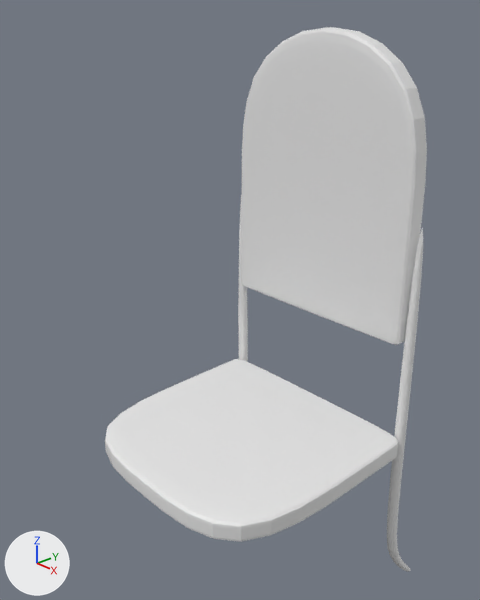
The Blender file rckng_chr.blend as it was, and as the next commit left it.
The view is the same before and after, from a 50 mm lens placed at (3.46, -3.24, 3.24), pointed at (-0.11, 0.07, 1.21). The axes (+X, +Y, +Z) are drawn at lower left. The lights are the same throughout.

Names of what the first picture shows: 'bracos', 'encosto && assento'.
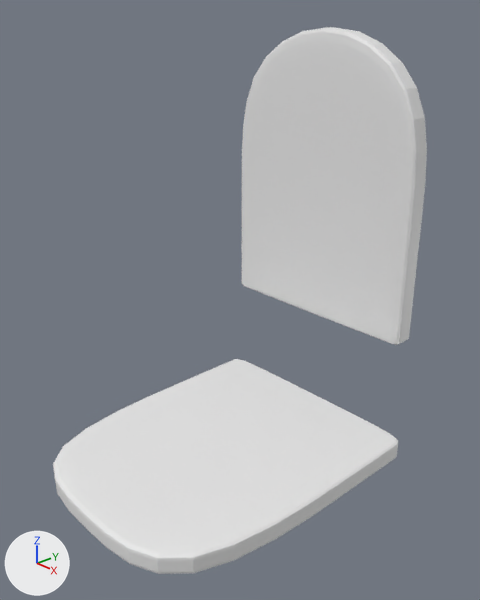
Where the change shows, as pixel boxes (x1, y1, x2, y2) in the pictures (480 x 600 px; the box of a moved part takes in the faces that stretch with it):
'encosto && assento', reshaped (16% wider, 6% taller): before (105, 27, 427, 542); after (53, 27, 427, 574)
'bracos', hidden: before (238, 194, 423, 572)
part 1 of me_cube_001, moved or reshaped: before (105, 381, 348, 542); after (53, 384, 340, 574)

The change, as a list of edits to the scene's bpy script:
```text
Change me_cube_001:
    where me_cube_001.from_pydata(...)  # 60 vertices, 51 faces; spans x -1.0..0.0, y -1.0..1.0, z -1.0..33.2
    used by ob_encosto____assento; location = (0.0, 0.0, 0.0); scale = (1.0, 1.0, 0.101)
    me_cube_001 part 1: the whole mesh is multiplied about its middle by the matrix ((1.0, 0.0, 0.0), (0.002, 1.263, -0.002), (0.0, 0.0, 1.0)), then moved by (0.0, -0.2, 0.0)
Change me_cube_003:
    used by ob_bracos; location = (0.0, 0.0, 0.0)
    remove me_cube_003.from_pydata(...)  # 16 vertices, 14 faces; spans x -1.0..-0.9, y 0.85..1.37, z -1.75..2.1
    add me_cube_003.from_pydata(...)  # 80 vertices, 78 faces; spans x -1.11..-0.9, y -2.44..2.21, z -1.27..2.48
    me_cube_003 part 2
    6 faces are deleted
    4 vertices in x -1.0..-0.9, y 0.93..1.03, z -1.3 move by (0.0, 0.0, 0.47)
    4 vertices in x -1.0..-0.9, y 0.85..0.95, z -0.8 move by (0.0, 0.0, 0.3)
    4 vertices in x -1.0..-0.9, y 1.37, z -1.75..-1.65 move by (0.0, 0.0, 0.48)
    34 vertices are added at x -1.11..-0.9, y -2.44..2.21, z -1.07..2.48
    30 new vertices lie (0.1, 0.0, 0.0) away from vertices in x -1.11..-1.0, y -2.44..2.21, z -1.07..2.48
    70 new faces join them
Change ob_bracos:
    where _m = ob_bracos.modifiers.new('Subdivision', 'SUBSURF')
    _m.levels: 2 -> 3
    add ob_bracos.hide_set(True)
```
